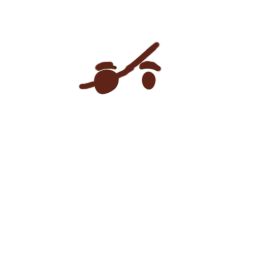
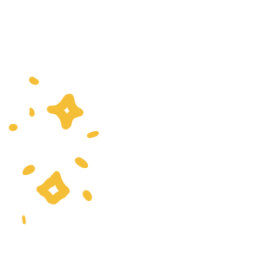
Layer changes from the first 256×256 image to the second:
added group "Misc" with 3 layers above "Hats Pirates" over (7, 76, 157, 225)
added layer "Layer 7" in group "Misc" over (7, 76, 100, 225)
hid group "Eyes" (10 layers) over (78, 41, 162, 95)
